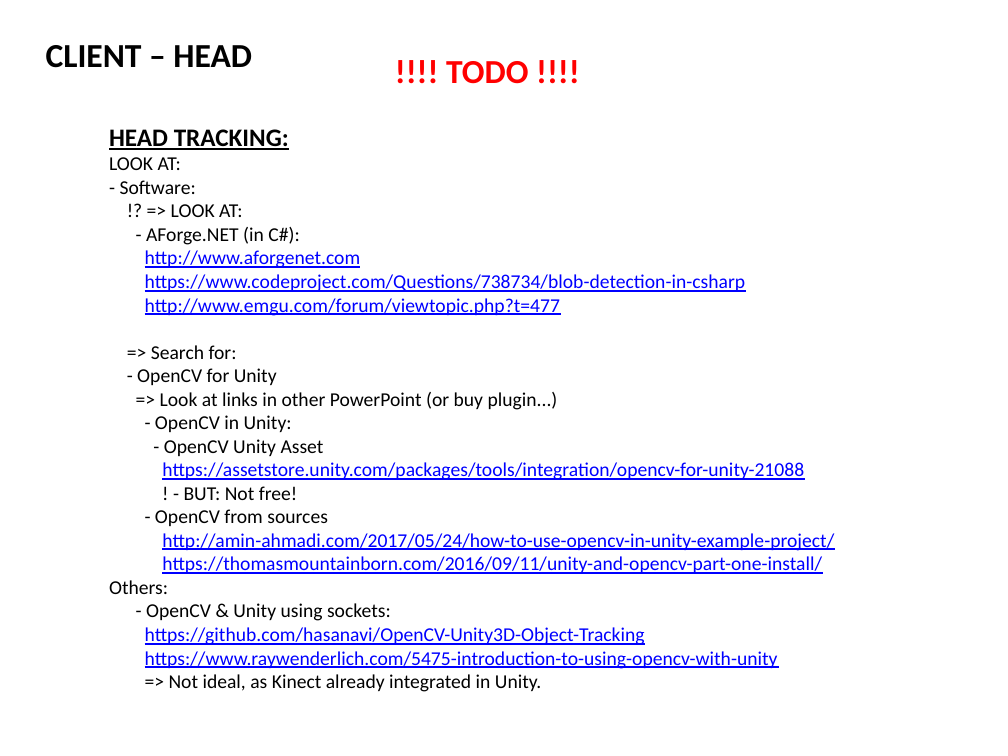
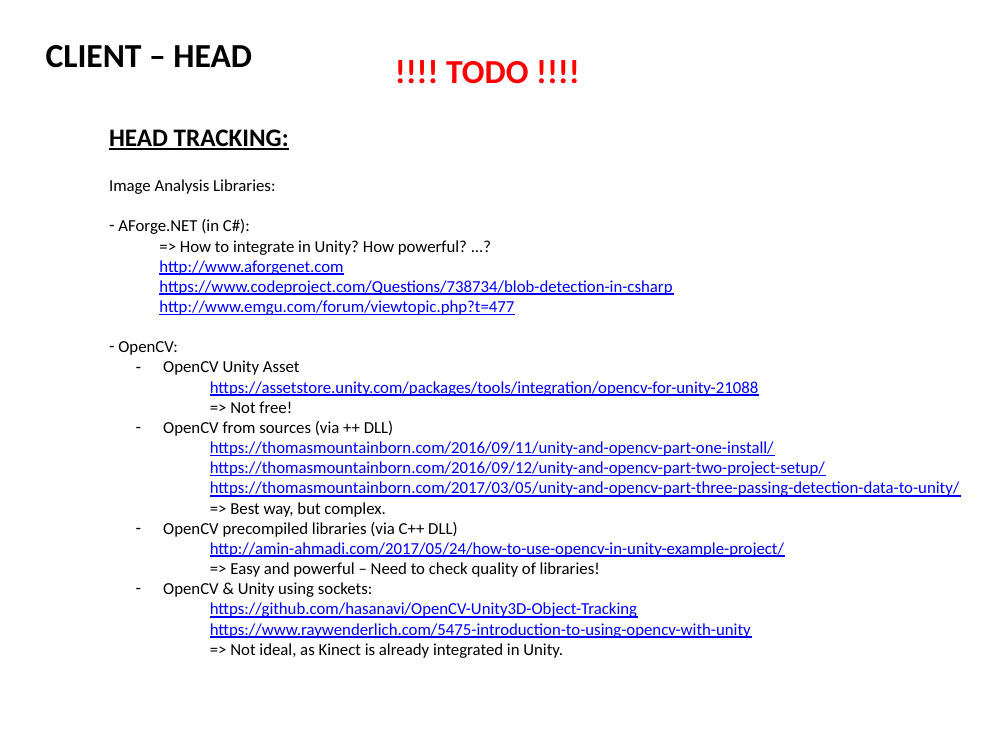
Before and after one commit to 2-REC/unity-kinect-xr, a slide deck: slide 13 of docs/KINECT_AR_2.pptx. Drawn at 1008x756 pixels with LibreOffice and Linux fonts; fonts in the diff are those of the drawing. Boxes give left, top, right and bottom in pixels: in the first picture for what was removed or moved away, otherwise in the second. Text is boxed around its words. In the diff, an @@ line names an element or a change of style, - is before the commit and + after.

Commit message:
Updated links

```diff
--- a/docs/KINECT_AR_2.pptx
+++ b/docs/KINECT_AR_2.pptx
@@ text at (109, 179, 467, 255): text changed; size 14 to 12 pt @@
-LOOK AT:
-- Software:
-!? => LOOK AT:
-- AForge.NET (in C#):
+Image Analysis Libraries:
+– AForge.NET (in C#):
+  => How to integrate in Unity? How powerful? ...?
@@ text at (159, 260, 784, 638): size 14 to 12 pt in "http://www.aforgenet.com", "https://www.codeproject.com/Questions/738734/blob-detection- ...", "http://www.emgu.com/forum/viewtopic.php?t=477", "https://assetstore.unity.com/packages/tools/integration/open ..." and 3 more places; list level 1 to 2 in "http://www.aforgenet.com"; list level 1 to 2 in "https://www.codeproject.com/Questions/738734/blob-detection- ..."; list level 1 to 2 in "http://www.emgu.com/forum/viewtopic.php?t=477"; list level 1 to 3 in "https://assetstore.unity.com/packages/tools/integration/open ..."; list level 1 to 3 in "http://amin-ahmadi.com/2017/05/24/how-to-use-opencv-in-unity ..."; list level 1 to 3 in "https://github.com/hasanavi/OpenCV-Unity3D-Object-Tracking"; list level 1 to 3 in "https://www.raywenderlich.com/5475-introduction-to-using-ope ..." @@
@@ text at (118, 341, 300, 375): text changed; size 14 to 12 pt @@
-=> Search for:
-- OpenCV for Unity
-=> Look at links in other PowerPoint (or buy plugin...)
-- OpenCV in Unity:
-- OpenCV Unity Asset
+– OpenCV:
+  – OpenCV Unity Asset
@@ text at (163, 401, 960, 537): text changed; size 14 to 12 pt; text colour #000000 to #0000FF @@
-! - BUT: Not free!
-- OpenCV from sources
+    => Not free!
+  – OpenCV from sources (via ++ DLL)
+    https://thomasmountainborn.com/2016/09/11/unity-and-opencv-part-one-install/
+    https://thomasmountainborn.com/2016/09/12/unity-and-opencv-part-two-project-setup/
+    https://thomasmountainborn.com/2017/03/05/unity-and-opencv-part-three-passing-detection-data-to-unity/
+    => Best way, but complex.
+  – OpenCV precompiled libraries (via C++ DLL)
@@ text at (163, 562, 600, 597): text changed; size 14 to 12 pt; text colour #0000FF to #000000 @@
-https://thomasmountainborn.com/2016/09/11/unity-and-opencv-part-one-install/
-Others:
-- OpenCV & Unity using sockets:
+    => Easy and powerful – Need to check quality of libraries!
+  – OpenCV & Unity using sockets:
@@ text at (230, 643, 563, 658): text changed; size 14 to 12 pt @@
-=> Not ideal, as Kinect already integrated in Unity.
+    => Not ideal, as Kinect is already integrated in Unity.
```
Also in this commit, not shown: 1 other slide changed, 2 slides removed.
